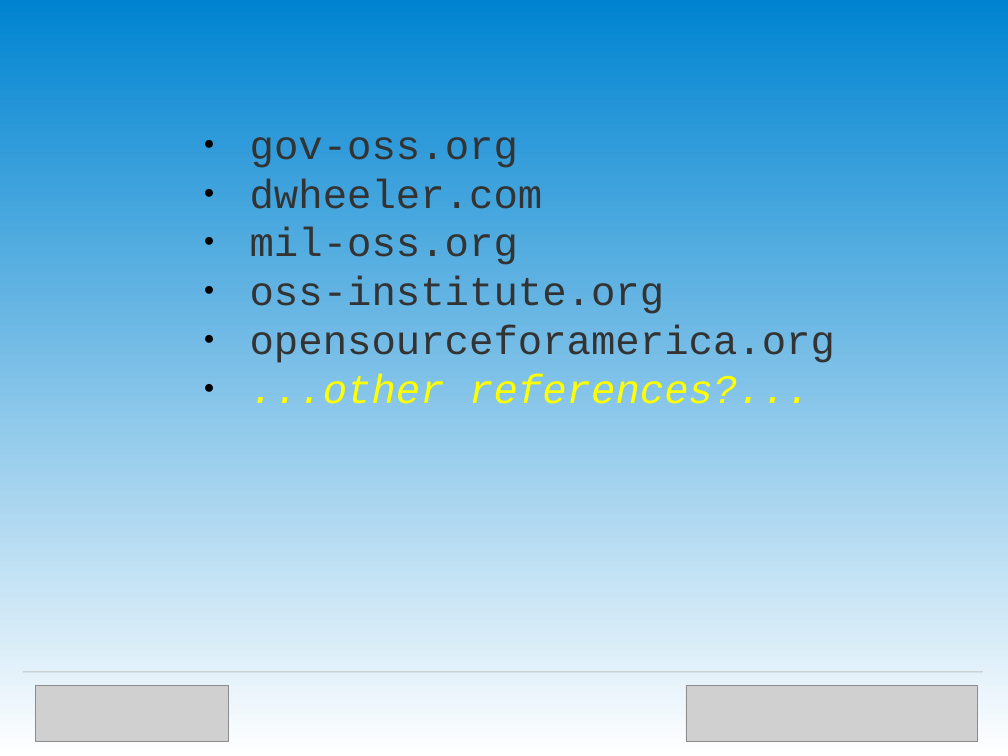
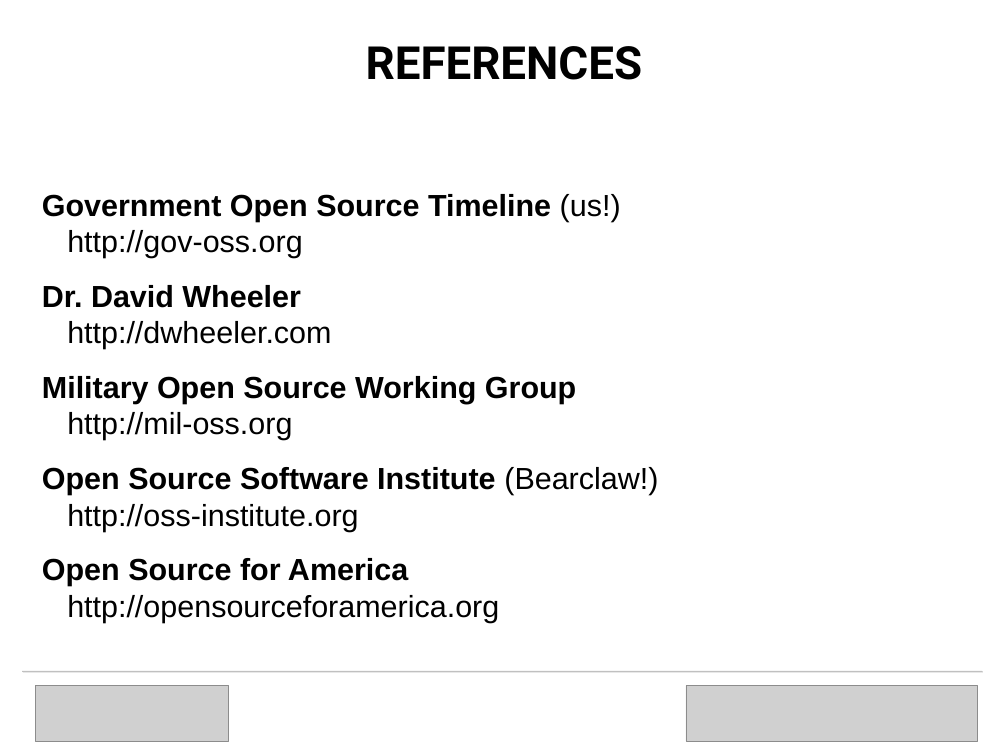
Before and after one commit to OpenTechStrategies/timelines, a slide deck: slide 19 of us-govt-open-source.odp (slide 35 before the commit). Drawn at 1008x756 pixels with LibreOffice and Linux fonts; fonts in the diff are those of the drawing; grey boxes stand for pictures; background and template pictures are left out. Boxes give left, top, right and bottom in pixels: in the first picture for what was removed or moved away, otherwise in the second. Text is boxed around its words. In the diff, an @@ line names an element or a change of style, - is before the commit and + after.

```diff
--- a/us-govt-open-source.odp
+++ b/us-govt-open-source.odp
@@ background gradient #0084D1 to #FFFFFF to #FFFFFF @@
@@ title added at (366,46,642,80), 36 pt, text #000000, bold @@
+REFERENCES
@@ text removed at (250,137,835,404) @@
-● gov-oss.org
-● dwheeler.com
-● mil-oss.org
-● oss-institute.org
-● opensourceforamerica.org
-● ...other references?...
@@ text added at (42,194,658,623), 24 pt, text #000000 @@
+Government Open Source Timeline (us!)
+http://gov-oss.org
+Dr. David Wheeler
+http://dwheeler.com
+Military Open Source Working Group
+http://mil-oss.org
+Open Source Software Institute (Bearclaw!)
+http://oss-institute.org
+Open Source for America
+http://opensourceforamerica.org
@@ line added from (22, 672) to (982, 672), #C0C0C0 0.71 pt @@
```
Also in this commit, not shown: 7 other slides changed, 13 slides added, 29 slides removed, 3 other files.
